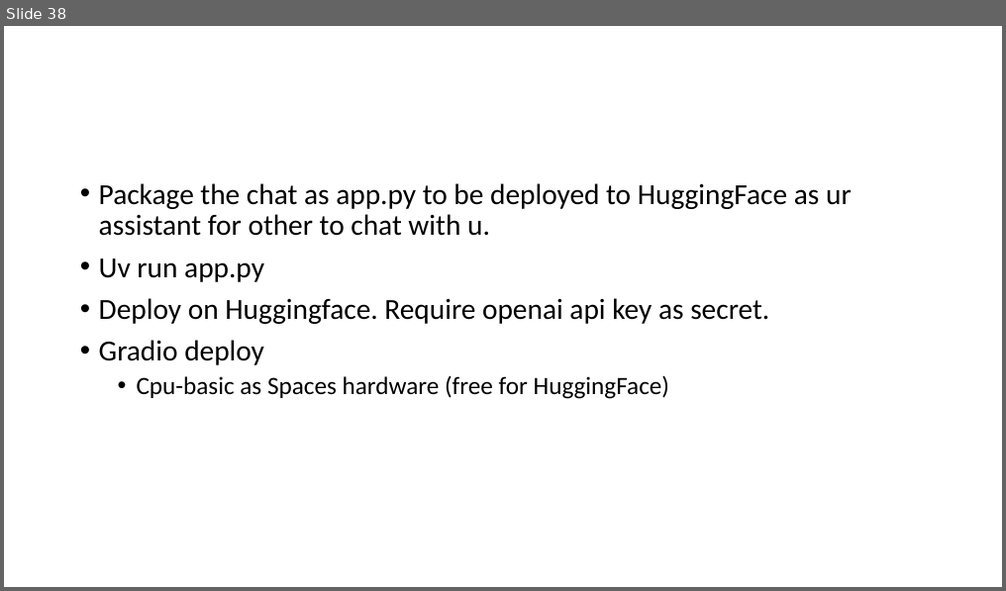
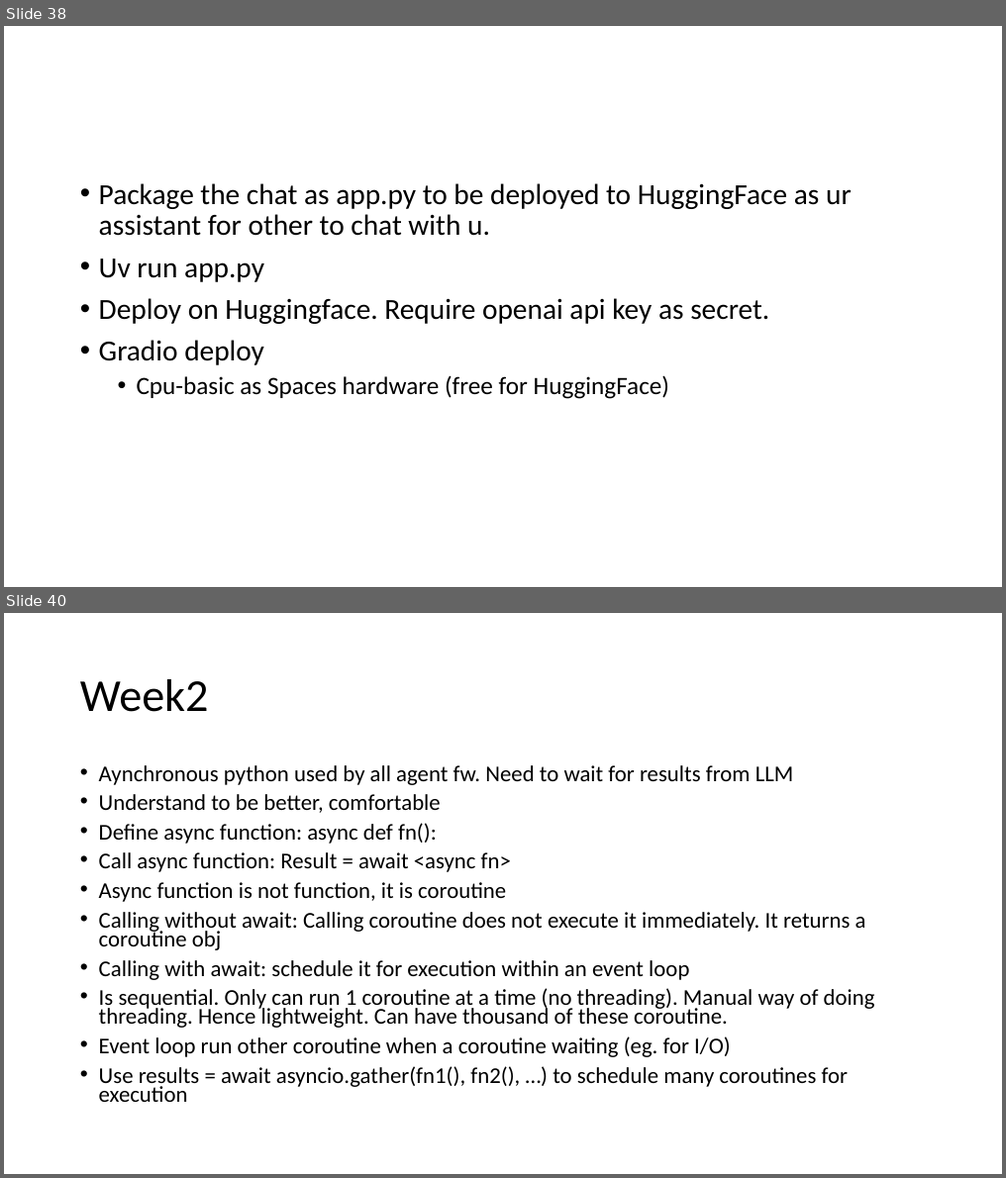
Before and after one commit to kindaichinisan/agents, a slide deck: wj_folder/AI Engineer Agentic Track.pptx. Shown one above the other, each under a label of ours: slide 38 before the commit, slides 38 and 40 after it; the slides between them are not shown. The pictures are 1006x591 and 1006x1178 pixels, drawn with LibreOffice and Linux fonts; fonts in the diff are those of the drawing. Boxes give left, top, right and bottom in pixels: in the first picture for what was removed or moved away, otherwise in the second. Text is boxed around its words. In the diff, an @@ line names an element or a change of style, - is before the commit and + after.

Commit message:
complete week2

```diff
--- a/wj_folder/AI Engineer Agentic Track.pptx
+++ b/wj_folder/AI Engineer Agentic Track.pptx
@@ slide 40 added at bbox=[4, 613, 1002, 1174], background #FFFFFF @@
@@ title added at bbox=[80, 679, 209, 712], 44 pt, text #000000 @@
+Week2
@@ text added at bbox=[99, 765, 875, 1102], 21.7 pt, text #000000 @@
+• Aynchronous python used by all agent fw. Need to wait for results from LLM
+• Understand to be better, comfortable
+• Define async function: async def fn():
+• Call async function: Result = await <async fn>
+• Async function is not function, it is coroutine
+• Calling without await: Calling coroutine does not execute it immediately. It returns a coroutine obj
+• Calling with await: schedule it for execution within an event loop
+• Is sequential. Only can run 1 coroutine at a time (no threading). Manual way of doing threading. Hence lightweight. Can have thousand of these coroutine.
+• Event loop run other coroutine when a coroutine waiting (eg. for I/O)
+• Use results = await asyncio.gather(fn1(), fn2(), …) to schedule many coroutines for execution
```
Also in this commit, not shown: 2 slides changed, 14 other slides added, 3 other files.
